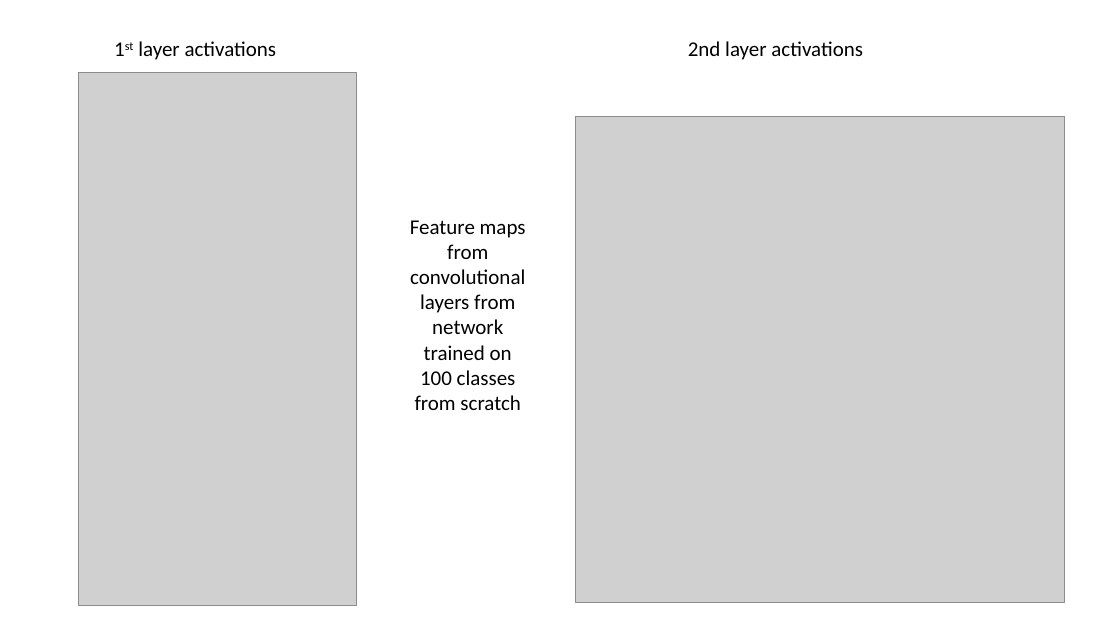
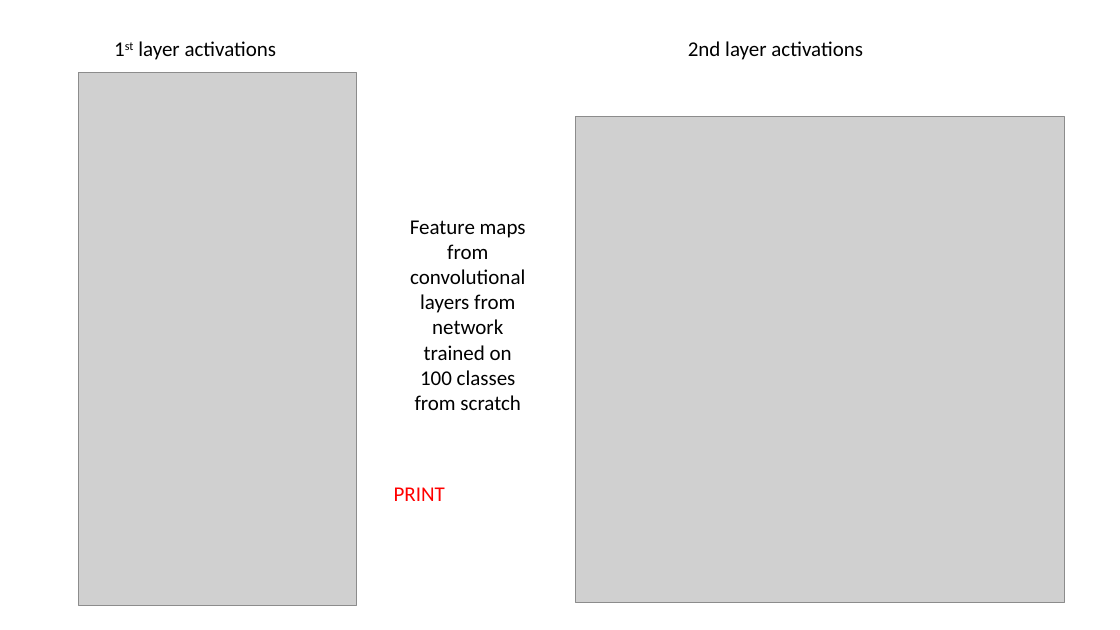
Before and after one commit to SebStrug/ML-for-Chinese-Calligraphy, a slide deck: slide 5 of Compiled graphs.pptx (slide 2 before the commit). Drawn at 1120x630 pixels with LibreOffice and Linux fonts; fonts in the diff are those of the drawing; grey boxes stand for pictures. Boxes give left, top, right and bottom in pixels: in the first picture for what was removed or moved away, otherwise in the second. Text is boxed around its words. In the diff, an @@ line names an element or a change of style, - is before the commit and + after.

Commit message:
marked pages for printing

```diff
--- a/Compiled graphs.pptx
+++ b/Compiled graphs.pptx
@@ text added at [394,487,445,501], 18 pt, text #FF0000 @@
+PRINT
```
Also in this commit, not shown: 1 other slide changed.
